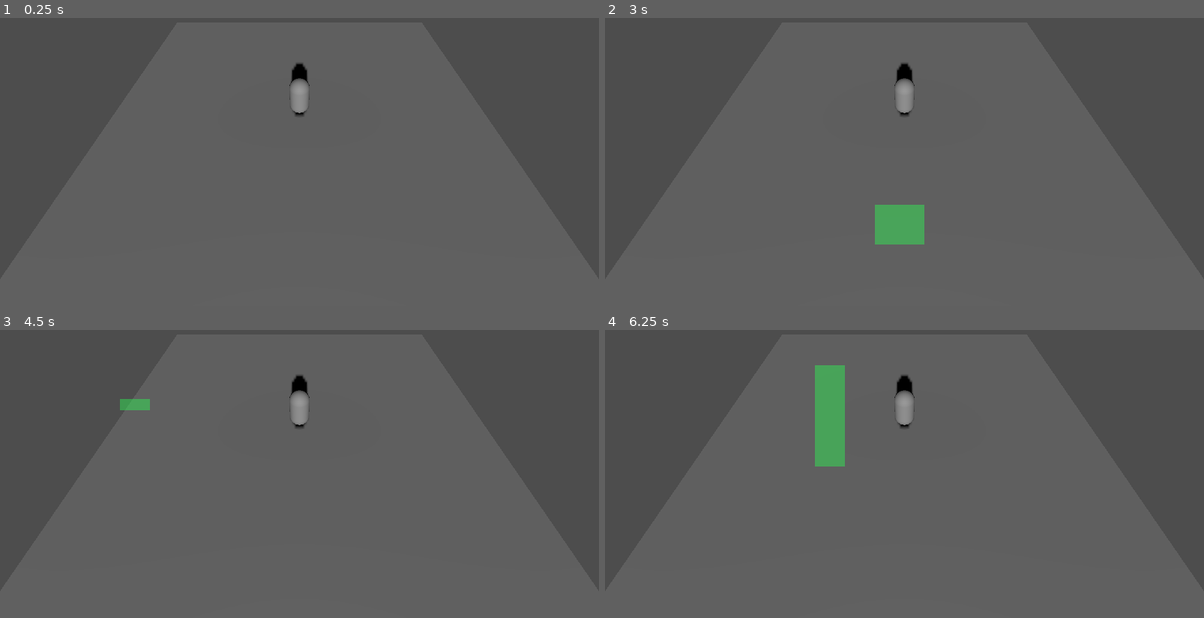
Above: before the commit, frames 1-4 (two rows, left to right).
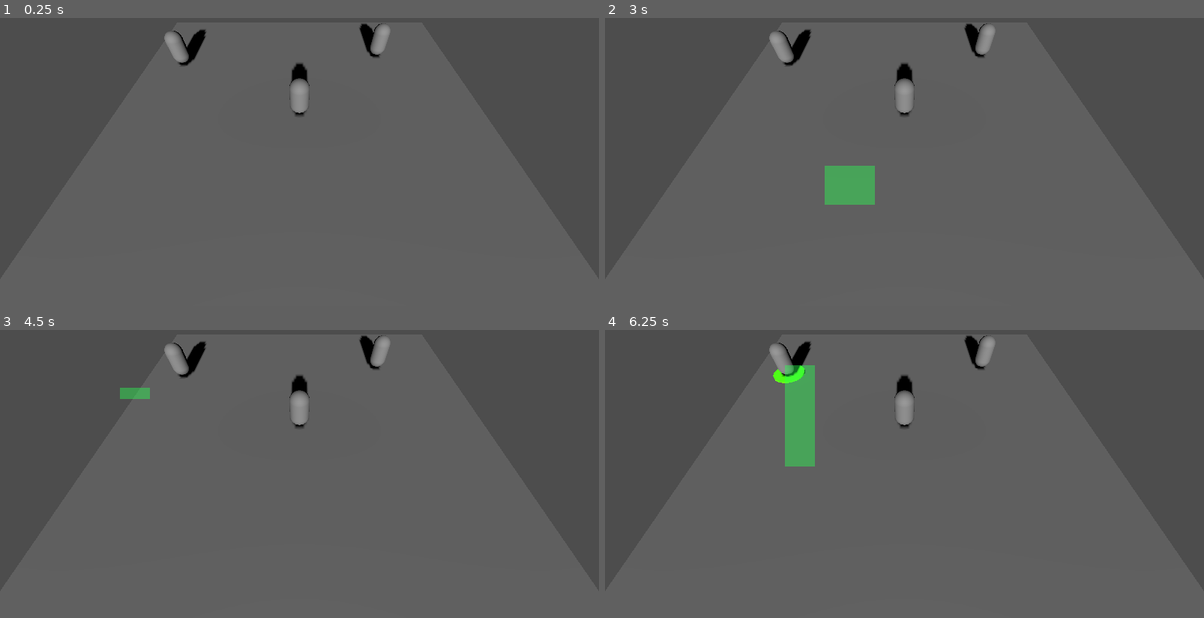
Above: after the commit, the same moments.

Repository: Arsenaultm90/Aborrea
Game: Godot game, scene res://scenes/world/GameWorld.tscn
The game is run twice, just before and just after one commit, with the same random seed, the same clock (stepped at 60 frames per second) and the same inputs.
Inputs (mouse positions are in pixels of both pictures, inside the frame that each line leads up to):
- Up to frame 1 (0.25 s): no input
- Up to frame 2 (3 s): tap Enter at 0.5, 2.75 s; move the mouse to (1036, 121) at 0.52 s; hold Shift 0.53-1.25 s; click (1036, 121) at 0.67 s; tap Space at 1.25 s; drag from (784, 153) to (874, 205) at 1.27 s; move the mouse to (964, 64) at 2.02 s; hold Shift 2.03-2.75 s; click (964, 64) at 2.17 s; drag from (874, 205) to (724, 87) at 2.77 s
- Up to frame 3 (4.5 s): move the mouse to (479, 499) at 3.52 s; hold Shift 3.53-4.25 s; click (479, 499) at 3.67 s; tap Space at 4.25 s; drag from (119, 399) to (209, 364) at 4.27 s
- Up to frame 4 (6.25 s): move the mouse to (934, 450) at 5.02 s; hold Shift 5.03-5.75 s; click (934, 450) at 5.17 s; tap Enter at 5.75 s; drag from (814, 364) to (784, 465) at 5.77 s

The runs differ from the first frame. In frame 1, 0.8% of the frame differs, in the area x 27-66%, y 1-17%; in frame 2, 3.1%; in frame 3, 1.2%; in frame 4, 4.3%, in the area x 27-66%, y 1-48%.

Commit message:
Milestone 2 - Stats

Diff:
--- a/autoload/SelectionManager.gd
+++ b/autoload/SelectionManager.gd
@@ -1,34 +1,51 @@
 extends Node
+
+const DRAG_THRESHOLD := 6.0  # pixel distance before a drag counts as a drag
 
 var selected_units: Array[Node] = []
 var all_units: Array[Node] = []
+
 var dragging := false
 var drag_start: Vector2
 
 @onready var box = get_tree().current_scene.get_node("UI/SelectionBox")
+@onready var cam: Camera3D = get_viewport().get_camera_3d()
+
 
 func _ready():
 	all_units = get_tree().get_nodes_in_group("units")
 
 
 func _unhandled_input(event):
-	if event is InputEventMouseButton:
-		if event.button_index == MOUSE_BUTTON_LEFT:
-			if event.pressed:
-				dragging = true
-				drag_start = event.position
-				box.begin(event.position)
-			else:
-				if dragging:
-					var rect : Rect2 = box.end(event.position)
+	if get_viewport().gui_get_focus_owner():
+		return
+
+	if event is InputEventMouseButton and event.button_index == MOUSE_BUTTON_LEFT:
+		if event.pressed:
+			dragging = true
+			drag_start = event.position
+			box.begin(event.position)
+		else:
+			if dragging:
+				var drag_distance := drag_start.distance_to(event.position)
+
+				if drag_distance > DRAG_THRESHOLD:
+					var rect: Rect2 = box.end(event.position)
 					_select_by_rect(rect)
-					dragging = false
+				else:
+					box.visible = false
+			dragging = false
 
-	if event is InputEventMouseMotion and dragging:
+	# MOUSE MOVE → UPDATE DRAG BOX
+	elif event is InputEventMouseMotion and dragging:
 		box.update(event.position)
 
 
 func select_single(unit):
+	if Input.is_key_pressed(KEY_SHIFT):
+		toggle_select(unit)
+		return
+
 	_clear_selection()
 	selected_units.append(unit)
 	unit.select()
@@ -36,15 +53,45 @@
 
 func _clear_selection():
 	for u in selected_units:
-		u.deselect()
+		if is_instance_valid(u):
+			u.deselect()
 	selected_units.clear()
 
 
-func _select_by_rect(rect: Rect2):
-	_clear_selection()
+func _select_by_rect(rect: Rect2) -> void:
+	var newly_selected: Array[Node] = []
 
+	# find units inside the rectangle
 	for unit in all_units:
-		var screen_pos = get_viewport().get_camera_3d().unproject_position(unit.global_transform.origin)
+		if not is_instance_valid(unit):
+			continue
+
+		var screen_pos: Vector2 = cam.unproject_position(
+			unit.global_transform.origin
+		)
+
 		if rect.has_point(screen_pos):
+			newly_selected.append(unit)
+
+	# If rectangle selected NOTHING → do nothing (keep current selection)
+	if newly_selected.is_empty():
+		return
+
+	# If Shift is NOT held, replace selection
+	if not Input.is_key_pressed(KEY_SHIFT):
+		_clear_selection()
+
+	# Apply new selection
+	for unit in newly_selected:
+		if unit not in selected_units:
 			selected_units.append(unit)
 			unit.select()
+
+
+func toggle_select(unit):
+	if unit in selected_units:
+		unit.deselect()
+		selected_units.erase(unit)
+	else:
+		unit.select()
+		selected_units.append(unit)
--- /dev/null
+++ b/data/characters/human_test_character.tres
@@ -0,0 +1,16 @@
+[gd_resource type="Resource" script_class="CharacterData" load_steps=4 format=3 uid="uid://c3ymgxdtobevw"]
+
+[ext_resource type="Script" uid="uid://scg5o0c13v04" path="res://scripts/characters/CharacterData.gd" id="1_ugaa2"]
+[ext_resource type="Script" uid="uid://b5dr5cdb5i6lt" path="res://scripts/characters/Stats.gd" id="2_wyl5q"]
+
+[sub_resource type="Resource" id="Resource_cgjjk"]
+script = ExtResource("2_wyl5q")
+strength = 7
+constitution = 6
+metadata/_custom_type_script = "uid://b5dr5cdb5i6lt"
+
+[resource]
+script = ExtResource("1_ugaa2")
+character_name = "Rook"
+stats = SubResource("Resource_cgjjk")
+metadata/_custom_type_script = "uid://scg5o0c13v04"
--- a/scenes/characters/CharacterBase.tscn
+++ b/scenes/characters/CharacterBase.tscn
@@ -1,6 +1,7 @@
-[gd_scene load_steps=6 format=3 uid="uid://mlwrq01rro05"]
+[gd_scene load_steps=7 format=3 uid="uid://mlwrq01rro05"]
 
 [ext_resource type="Script" uid="uid://b2cfwuly3bxop" path="res://scripts/characters/Character.gd" id="1_pqg8x"]
+[ext_resource type="Resource" uid="uid://c3ymgxdtobevw" path="res://data/characters/human_test_character.tres" id="2_dpn6f"]
 
 [sub_resource type="CapsuleMesh" id="CapsuleMesh_i5ywu"]
 
@@ -15,6 +16,7 @@
 
 [node name="CharacterBase" type="CharacterBody3D" groups=["units"]]
 script = ExtResource("1_pqg8x")
+data = ExtResource("2_dpn6f")
 
 [node name="MeshInstance3D" type="MeshInstance3D" parent="."]
 transform = Transform3D(1, 0, 0, 0, 1, 0, 0, 0, 1, 0, 1, 0)
--- a/scenes/world/GameWorld.tscn
+++ b/scenes/world/GameWorld.tscn
@@ -50,6 +50,12 @@
 
 [node name="CharacterBase" parent="." instance=ExtResource("2_xro63")]
 
+[node name="CharacterBase2" parent="." instance=ExtResource("2_xro63")]
+transform = Transform3D(1, 0, 0, 0, 1, 0, 0, 0, 1, 5.228945, 0, -5.3749514)
+
+[node name="CharacterBase3" parent="." instance=ExtResource("2_xro63")]
+transform = Transform3D(1, 0, 0, 0, 1, 0, 0, 0, 1, -7.6357703, 0, -4.458499)
+
 [node name="PlayerController" parent="." instance=ExtResource("1_mub6q")]
 
 [node name="DirectionalLight3D" type="DirectionalLight3D" parent="."]
--- a/scripts/characters/Character.gd
+++ b/scripts/characters/Character.gd
@@ -1,12 +1,22 @@
 extends CharacterBody3D
 
+@export var data: CharacterData
 @onready var agent = $NavigationAgent3D
 
 var move_speed := 5.0
 var is_selected: bool = false
 
 func _ready():
+	if data:
+		data.initialize()
+
+	print(
+	data.character_name,
+	" HP:", data.current_health,
+	"/", data.stats.get_max_health()
+	)
 	pass
+
 
 func _physics_process(_delta):
 	if agent.is_navigation_finished():
@@ -19,14 +29,13 @@
 	move_and_slide()
 
 
-## --------------------------------------------------------------------
-## 							PLAYER SELECTION
-## --------------------------------------------------------------------
+## PLAYER SELECTION
 func select():
 	is_selected = true
 	if $SelectionIndicator:
 		$SelectionIndicator.visible = true
 
+
 func deselect():
 	is_selected = false
 	if $SelectionIndicator:
--- /dev/null
+++ b/scripts/characters/CharacterData.gd
@@ -0,0 +1,14 @@
+class_name CharacterData extends Resource
+
+@export var character_name: String = "Unnamed"
+@export var race: String = "Human"
+@export var level: int = 1
+@export var stats: Stats
+
+var current_health: int
+var current_stamina: int
+
+
+func initialize():
+	current_health = stats.get_max_health()
+	current_stamina = stats.get_max_stamina()
--- a/scripts/characters/PlayerController.gd
+++ b/scripts/characters/PlayerController.gd
@@ -1,8 +1,13 @@
 extends Node3D
 
+@onready var cam_pivot = $CameraPivot
 @onready var cam = $CameraPivot/Camera3D
 @onready var ray = $RayCast3D
+
+const ROTATE_SPEED := 0.005
+
 var controlled_unit = null
+var last_mouse_pos := Vector2.ZERO
 
 func _ready():
 	await get_tree().process_frame
@@ -10,32 +15,26 @@
 
 
 func _process(_delta):
-	# Middle mouse to rotate
 	if Input.is_mouse_button_pressed(MOUSE_BUTTON_MIDDLE):
-		rotate_y(-Input.get_last_mouse_velocity().x * 0.002)
+		var current := get_viewport().get_mouse_position()
+		var dx := (current.x - last_mouse_pos.x) * ROTATE_SPEED
+
+		var pivot := _get_camera_focus_point()
+		cam_pivot.global_transform.origin = pivot
+		cam_pivot.rotate_y(-dx)
+
+	last_mouse_pos = get_viewport().get_mouse_position()
 
 
 func _unhandled_input(event):
-	if event is InputEventMouseButton and event.button_index == MOUSE_BUTTON_LEFT and event.pressed:
-		var from = cam.project_ray_origin(event.position)
-		var to = from + cam.project_ray_normal(event.position) * 2000
+	if event is InputEventMouseButton and event.pressed:
+		if event.button_index == MOUSE_BUTTON_LEFT:
+			_handle_left_click(event)
+			return
 
-		var query := PhysicsRayQueryParameters3D.create(from, to)
-		var result := get_world_3d().direct_space_state.intersect_ray(query)
-
-		if result:
-			print("Hit terrain at: ", result.position)
-			var collider = result["collider"]
-
-			if collider.is_in_group("units"):
-				SelectionManager.select_single(collider)
-				return
-
-			if SelectionManager.selected_units.size() > 0:
-				_move_selected_units(result.position)
-				return
-		else:
-			print("Ray missed")
+		if event.button_index == MOUSE_BUTTON_RIGHT:
+			_handle_right_click(event)
+			return
 
 
 func _move_selected_units(target):
@@ -43,6 +42,54 @@
 	var spacing = 2.0 # distance between units
 
 	for i in range(units.size()):
-		var offset = Vector3((i % 3) * spacing, 0, (i / 3) * spacing)
-		var dest = target + offset
-		units[i].agent.set_target_position(dest)
+		var row = i / 3
+		var col = i % 3
+		var offset = Vector3(col * spacing, 0, row * spacing)
+		units[i].agent.set_target_position(target + offset)
+
+func _handle_left_click(event):
+	var from = cam.project_ray_origin(event.position)
+	var to = from + cam.project_ray_normal(event.position) * 2000
+	var query := PhysicsRayQueryParameters3D.create(from, to)
+	var result := get_world_3d().direct_space_state.intersect_ray(query)
+
+	if not result:
+		return
+
+	var collider = result["collider"]
+
+	if collider.is_in_group("units"):
+		if Input.is_key_pressed(KEY_SHIFT):
+			SelectionManager.toggle_select(collider)
+		else:
+			SelectionManager.select_single(collider)
+
+func _handle_right_click(event):
+	if SelectionManager.selected_units.is_empty():
+		return
+
+	var from = cam.project_ray_origin(event.position)
+	var to = from + cam.project_ray_normal(event.position) * 2000
+	var query := PhysicsRayQueryParameters3D.create(from, to)
+	var result := get_world_3d().direct_space_state.intersect_ray(query)
+
+	if not result:
+		return
+
+	_move_selected_units(result.position)
+
+
+func _get_camera_focus_point() -> Vector3:
+	if SelectionManager.selected_units.size() > 0:
+		var center := Vector3.ZERO
+		for unit in SelectionManager.selected_units:
+			center += unit.global_transform.origin
+		return center / SelectionManager.selected_units.size()
+
+	# Fallback: rotate around where the camera is looking
+	var from = cam.global_transform.origin
+	var dir = -cam.global_transform.basis.z
+	var plane := Plane(Vector3.UP, 0.0)
+	var hit = plane.intersects_ray(from, dir)
+
+	return hit if hit != null else cam_pivot.global_transform.origin
--- a/scripts/characters/Stats.gd
+++ b/scripts/characters/Stats.gd
@@ -1 +1,14 @@
-extends Node
+class_name Stats extends Resource
+
+@export var strength: int = 5
+@export var dexterity: int = 5
+@export var constitution: int = 5
+@export var perception: int = 5
+@export var intelligence: int = 5
+@export var wisdom: int = 5
+
+func get_max_health() -> int:
+	return constitution * 10
+
+func get_max_stamina() -> int:
+	return strength * 5 + dexterity * 3
--- a/scripts/ui/SelectionBox.gd
+++ b/scripts/ui/SelectionBox.gd
@@ -24,5 +24,6 @@
 
 func _update_rect():
 	var rect = Rect2(start_pos, end_pos - start_pos)
+	rect = rect.abs()
 	position = rect.position
-	size = rect.size.abs()
+	size = rect.size
Not shown, added: scripts/characters/CharacterData.gd.uid
